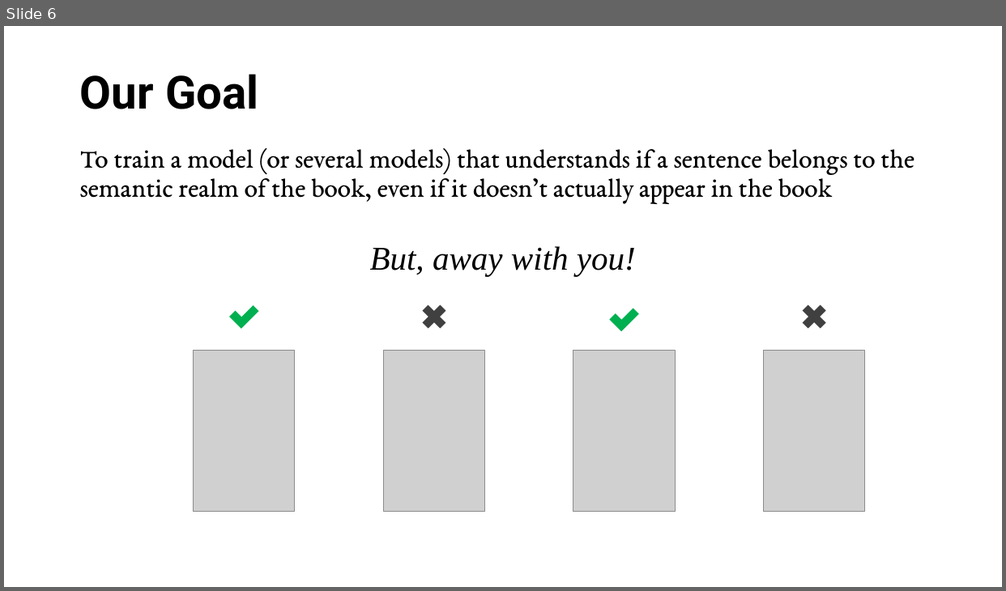
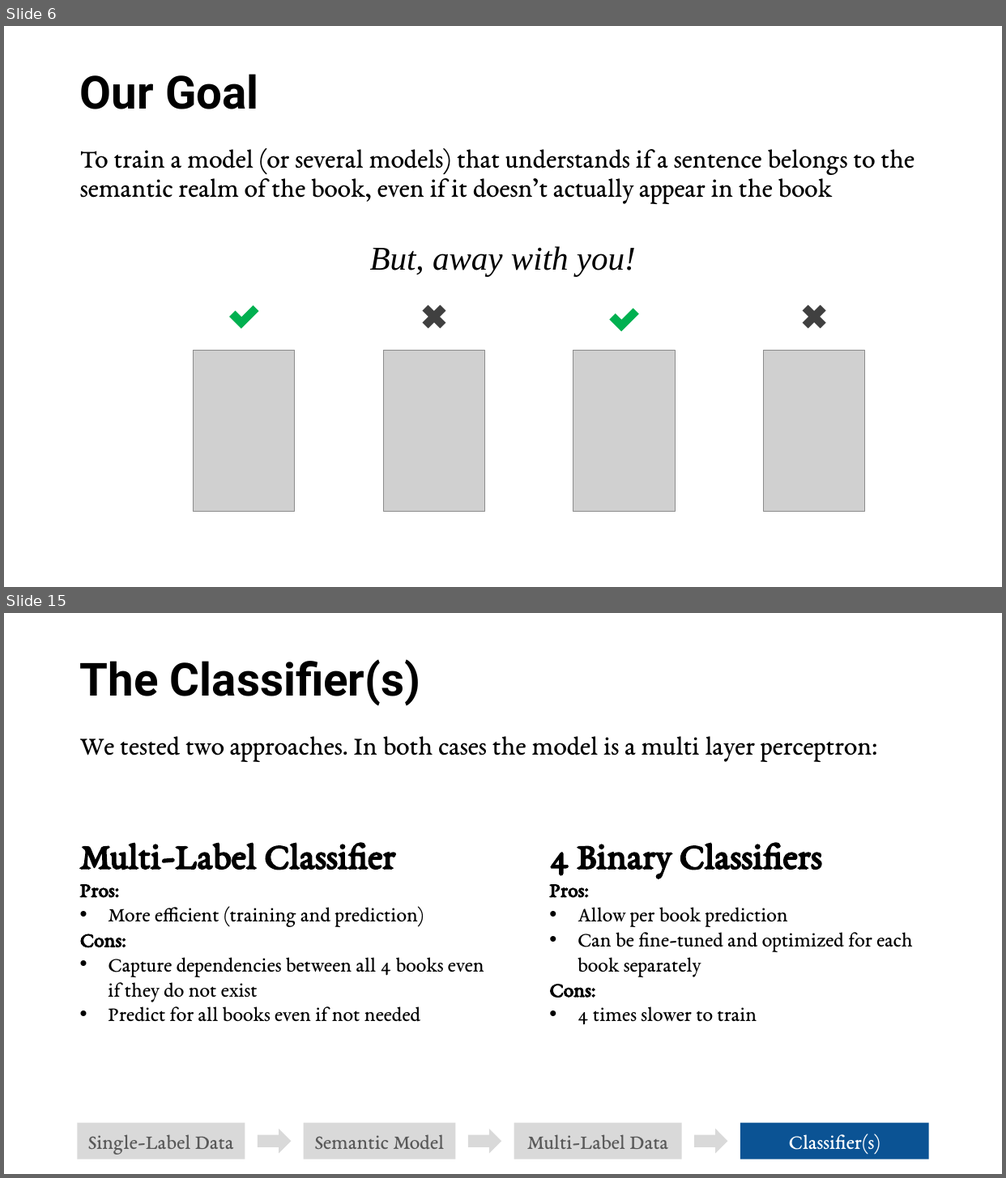
Before and after one commit to gonhonig/books-classification, a slide deck: book classification presentation.pptx. Shown one above the other, each under a label of ours: slide 6 before the commit, slides 6 and 15 after it; the slides between them are not shown. The pictures are 1006x591 and 1006x1178 pixels, drawn with LibreOffice and Linux fonts; fonts in the diff are those of the drawing; grey boxes stand for pictures. Boxes give left, top, right and bottom in pixels: in the first picture for what was removed or moved away, otherwise in the second. Text is boxed around its words. In the diff, an @@ line names an element or a change of style, - is before the commit and + after.

```diff
--- a/book classification presentation.pptx
+++ b/book classification presentation.pptx
@@ slide 15 added at bbox=[4, 613, 1002, 1174], background #FFFFFF @@
@@ title added at bbox=[80, 659, 420, 706], 44 pt, text #000000, bold @@
+The Classifier(s)
@@ text added at bbox=[80, 736, 877, 762], 25.9 pt, text #000000 @@
+We tested two approaches. In both cases the model is a multi layer perceptron:
@@ text added at bbox=[80, 842, 484, 1022], 20 pt, text #000000 @@
+Multi-Label Classifier
+Pros:
+• More efficient (training and prediction)
+Cons:
+• Capture dependencies between all 4 books even if they do not exist
+• Predict for all books even if not needed
@@ text added at bbox=[549, 842, 913, 1025], 20 pt, text #000000 @@
+4 Binary Classifiers
+Pros:
+• Allow per book prediction
+• Can be fine-tuned and optimized for each book separately
+Cons:
+• 4 times slower to train
@@ rectangle added at bbox=[78, 1123, 245, 1161], fill #D9D9D9, 20 pt, text #595959 @@
+Single-Label Data
@@ right arrow added at bbox=[258, 1129, 292, 1153], fill #D9D9D9 @@
@@ rectangle added at bbox=[304, 1123, 455, 1161], fill #D9D9D9, 20 pt, text #595959 @@
+Semantic Model
@@ right arrow added at bbox=[468, 1129, 502, 1153], fill #D9D9D9 @@
@@ rectangle added at bbox=[513, 1123, 681, 1161], fill #D9D9D9, 20 pt, text #595959 @@
+Multi-Label Data
@@ right arrow added at bbox=[694, 1129, 728, 1153], fill #D9D9D9 @@
@@ rectangle added at bbox=[740, 1123, 929, 1161], fill #0B5394, 20 pt, text #FFFFFF @@
+Classifier(s)
```
Also in this commit, not shown: 3 slides changed, 15 other slides added, 44 other files.
